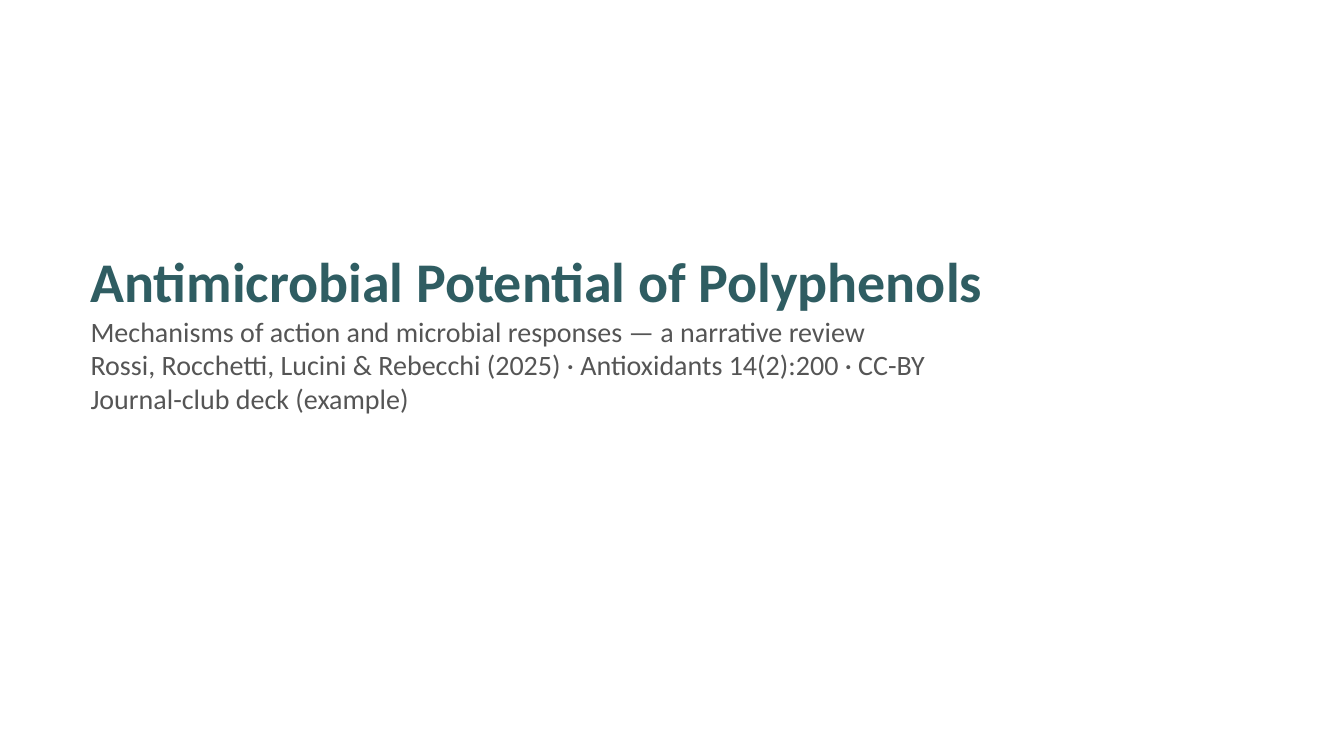
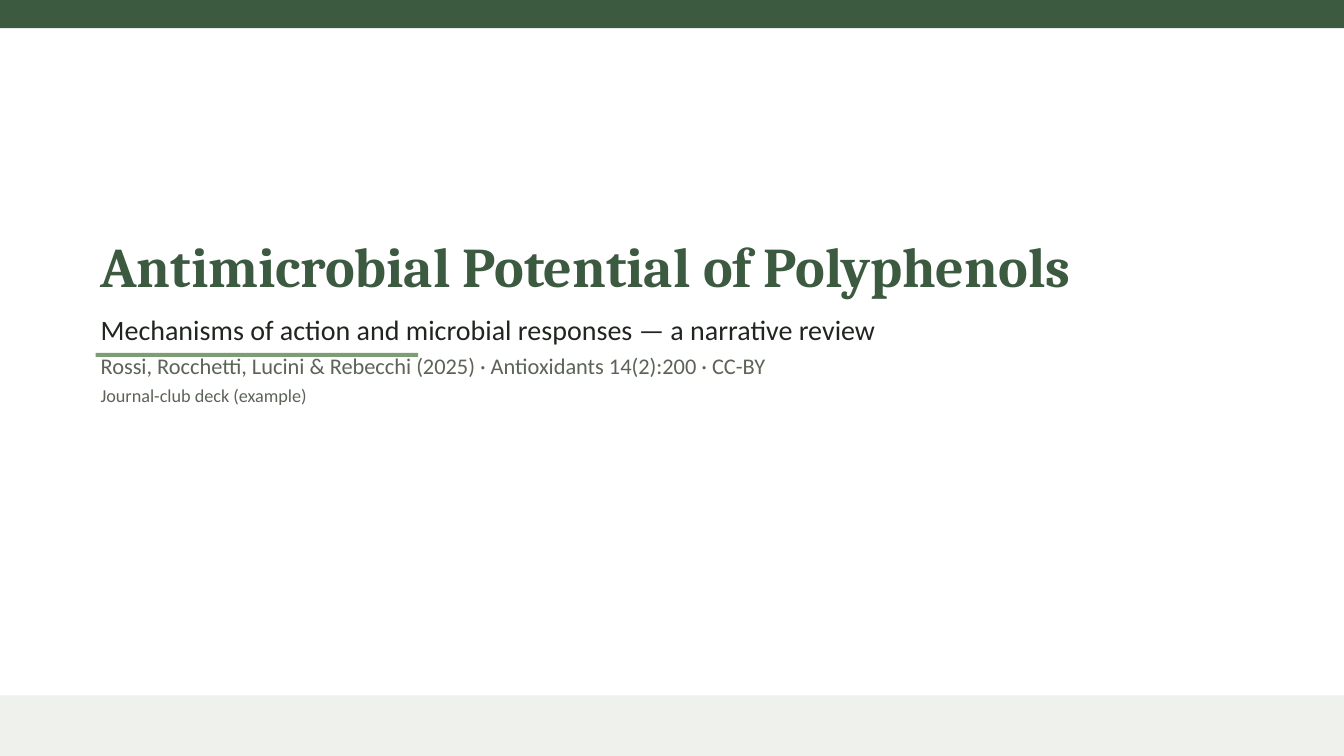
Before and after one commit to PangenomeAI/academic-skills-food-nutrition, a slide deck: slide 1 of food-ppt/examples/polyphenols-antimicrobial-review.pptx. Drawn at 1344x756 pixels with LibreOffice and Linux fonts; fonts in the diff are those of the drawing. Boxes give left, top, right and bottom in pixels: in the first picture for what was removed or moved away, otherwise in the second. Text is boxed around its words. In the diff, an @@ line names an element or a change of style, - is before the commit and + after.

```diff
--- a/food-ppt/examples/polyphenols-antimicrobial-review.pptx
+++ b/food-ppt/examples/polyphenols-antimicrobial-review.pptx
@@ rectangle added at box(0, 0, 1344, 28), fill #3B5A40 @@
@@ text "Antimicrobial Potential of Polyphenols": place and size @@
-text "Antimicrobial Potential of Polyphenols" at box(91, 262, 982, 414)
+text "Antimicrobial Potential of Polyphenols" at box(101, 247, 1071, 405)
@@ text "Antimicrobial Potential of Polyphenols" at box(101, 247, 1071, 405): font Calibri to Cambria, text colour #2F5D62 to #3B5A40 in "Antimicrobial Potential of Polyphenols"; text colour #555555 to #20261F in "Mechanisms of action and microbial responses — ..."; size 20 to 16 pt in "Rossi, Rocchetti, Lucini & Rebecchi (2025) · ..."; text colour #555555 to #5C6357 in "Rossi, Rocchetti, Lucini & Rebecchi (2025) · ...", "Journal-club deck (example)"; size 20 to 13 pt in "Journal-club deck (example)"; more space between paragraphs @@
@@ rectangle added at box(96, 353, 418, 357), fill #7D9D74 @@
@@ rectangle added at box(0, 696, 1344, 756), fill #EEF1EC @@
```
Also in this commit, not shown: 9 other slides changed, 19 other files.
